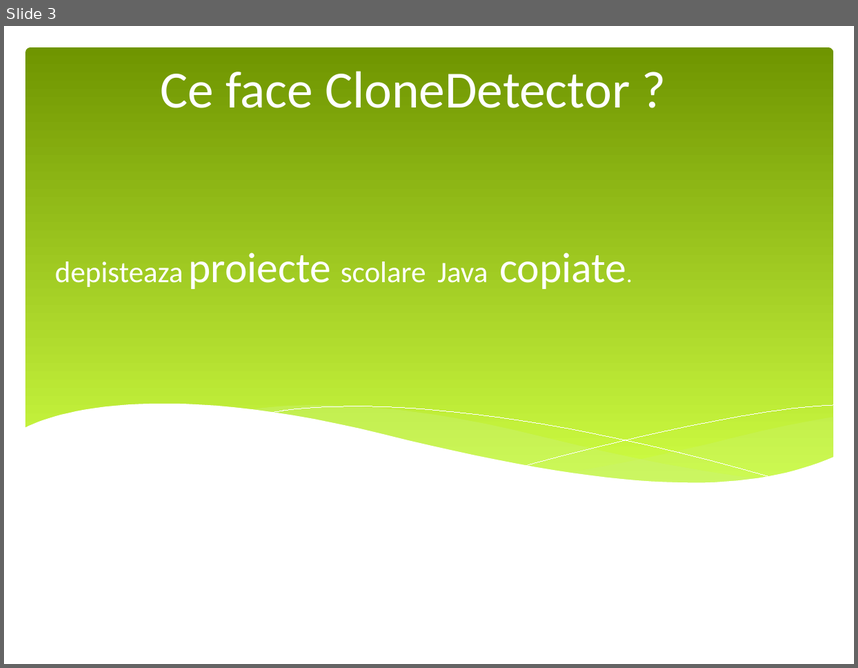
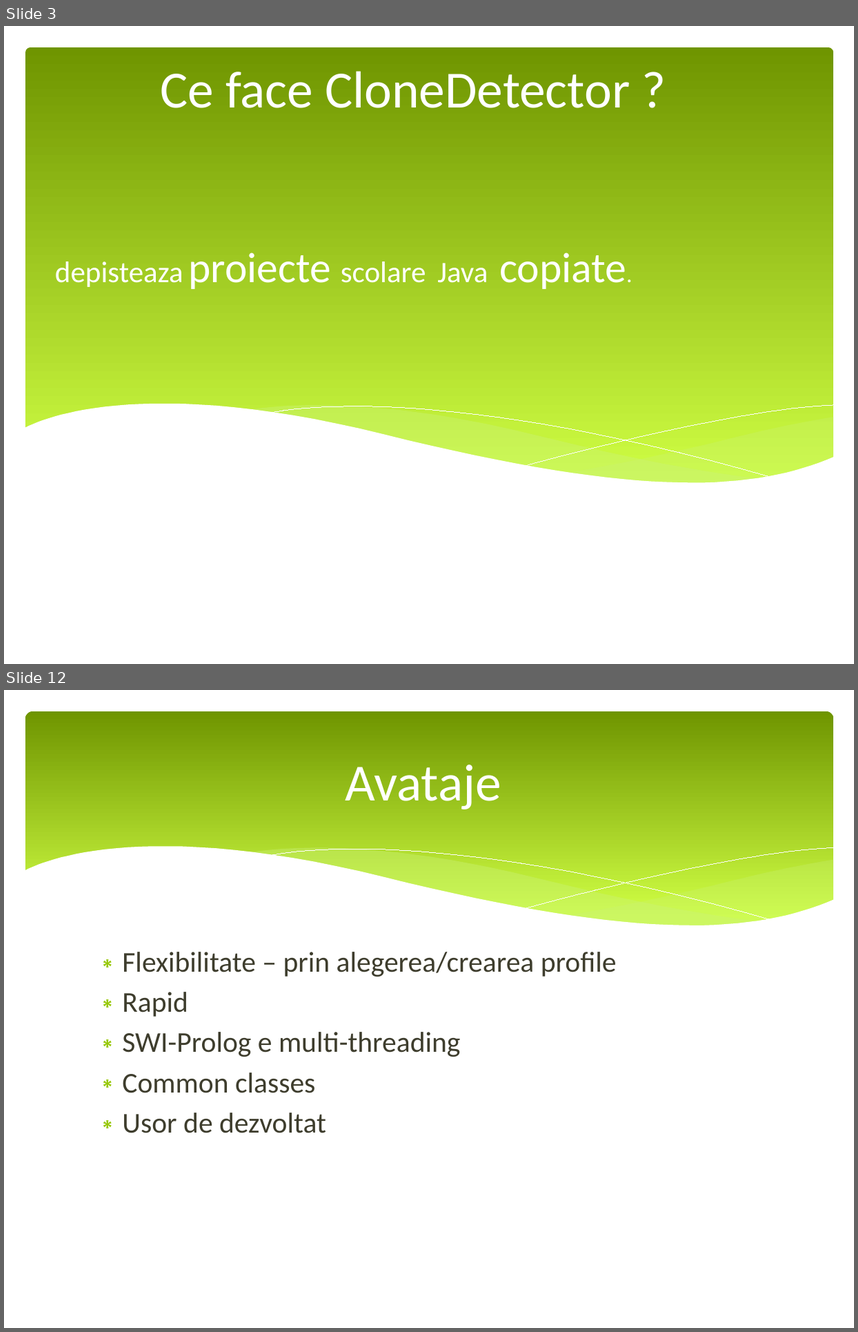
Before and after one commit to vladlep/licentavlad, a slide deck: doc/Prezentare licenta.pptx. Shown one above the other, each under a label of ours: slide 3 before the commit, slides 3 and 12 after it; the slides between them are not shown. The pictures are 858x668 and 858x1332 pixels, drawn with LibreOffice and Linux fonts; fonts in the diff are those of the drawing. Boxes give left, top, right and bottom in pixels: in the first picture for what was removed or moved away, otherwise in the second. Text is boxed around its words. In the diff, an @@ line names an element or a change of style, - is before the commit and + after.

```diff
--- a/doc/Prezentare licenta.pptx
+++ b/doc/Prezentare licenta.pptx
@@ slide 12 added at box(4, 690, 854, 1328), background #FFFFFF @@
@@ rounded rectangle added at box(25, 711, 834, 941), fill gradient #6F9400 to #D0FF44 @@
@@ title added at box(345, 765, 501, 809), 49 pt, text #FFFFFF @@
+Avataje
@@ group added at box(24, 846, 835, 970): 5 freeform shapes @@
@@ text added at box(122, 952, 617, 1133), 27 pt, text #3E3D2D @@
+∗ Flexibilitate – prin alegerea/crearea profile
+∗ Rapid
+∗ SWI-Prolog e multi-threading
+∗ Common classes
+∗ Usor de dezvoltat
```
Also in this commit, not shown: 10 other slides added, 1 slide removed, 2 other files.
